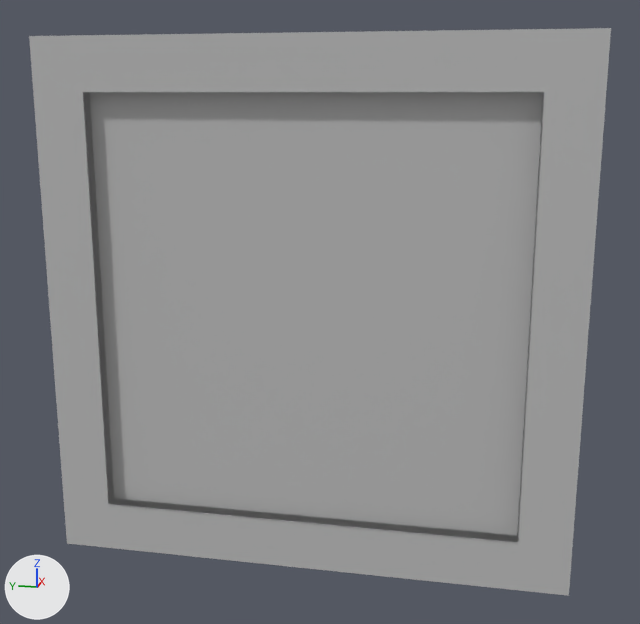
The FBX model Assets/Models/PhotoAndPictureFrames/MOD_WallPhoto1.fbx as it was, and as the next commit left it.
Before and after are seen from a 50 mm camera at (-2.025, 0.211, 1.168) aimed at (0.008, 0.618, 0.66). Every picture has the same lights, and +X, +Y and +Z are marked at lower left. Where no turn or scale is listed for an object, it has been applied to the vertices.

Objects in the first picture: 'WallPhoto1'.
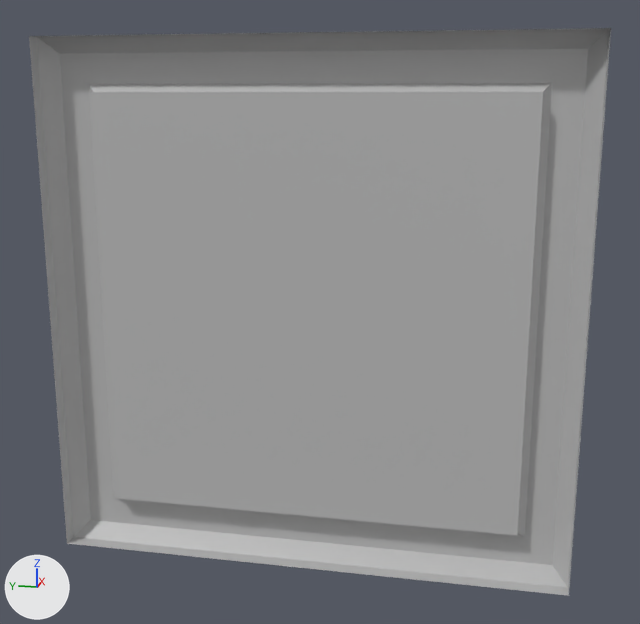
Commit message: Updated models for the wall photos

Pixel boxes (x1, y1, x2, y2) of what changed, in the pictures (640 x 624 px):
part 1 of me_mesh, deleted: before (29, 28, 611, 596)

Diff of the bpy script that builds the scene:
```diff
--- a/Assets/Models/PhotoAndPictureFrames/MOD_WallPhoto1.fbx.py
+++ b/Assets/Models/PhotoAndPictureFrames/MOD_WallPhoto1.fbx.py
@@ me_mesh @@
 me_mesh.from_pydata(...)  # 32 vertices, 29 faces; spans x -0.038..0.036, y 0.0..1.299, z 0.0..1.299
 # used by ob_wallphoto1; location = (0.0, 0.0, 0.0)
 # verts and faces of me_mesh; kept vertices keep their numbers, new ones are numbered from 32
 # before: 0 (-0.036, 0.0, 0.0) at pixel (568, 595), 1 (-0.036, 0.0, 1.299) at pixel (611, 28), 2 (-0.036, 1.299, 1.299) at pixel (29, 36), 3 (-0.036, 1.299, 0.0) at pixel (66, 543), 4 (-0.036, 1.173, 0.127) at pixel (108, 504)
 # before: 5 (-0.036, 0.127, 0.127) at pixel (517, 542), 6 (-0.036, 0.127, 1.173) at pixel (543, 91), 7 (-0.036, 1.173, 1.173) at pixel (83, 92), 12 (-0.038, 1.173, 0.127) at pixel (108, 504), 13 (-0.038, 0.127, 0.127) at pixel (517, 542)
 # before: 14 (-0.038, 0.127, 1.173) at pixel (543, 91), 15 (-0.038, 1.173, 1.173) at pixel (82, 92)
+# me_mesh part 1
+delete_vertices([*range(4, 8), *range(12, 16)])  # with the faces that use them
 me_mesh.materials.append(mat_lambert11)
```
